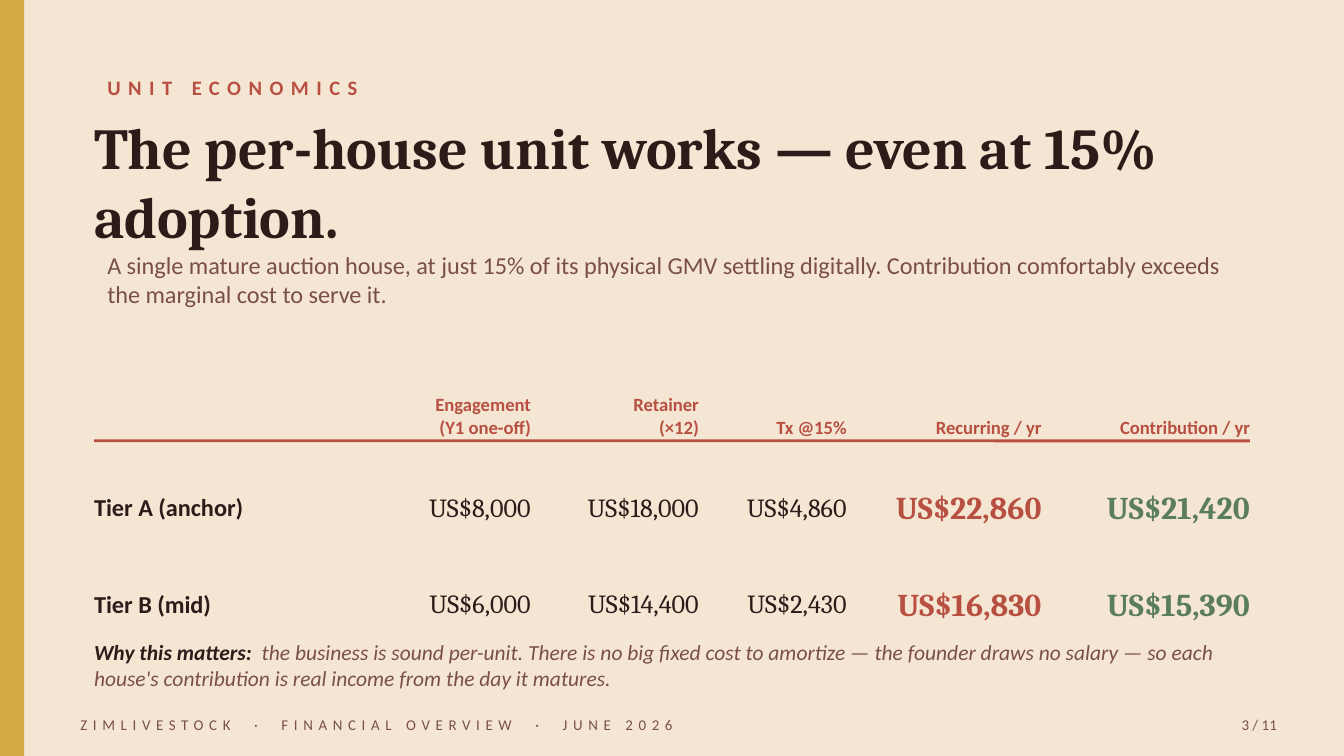
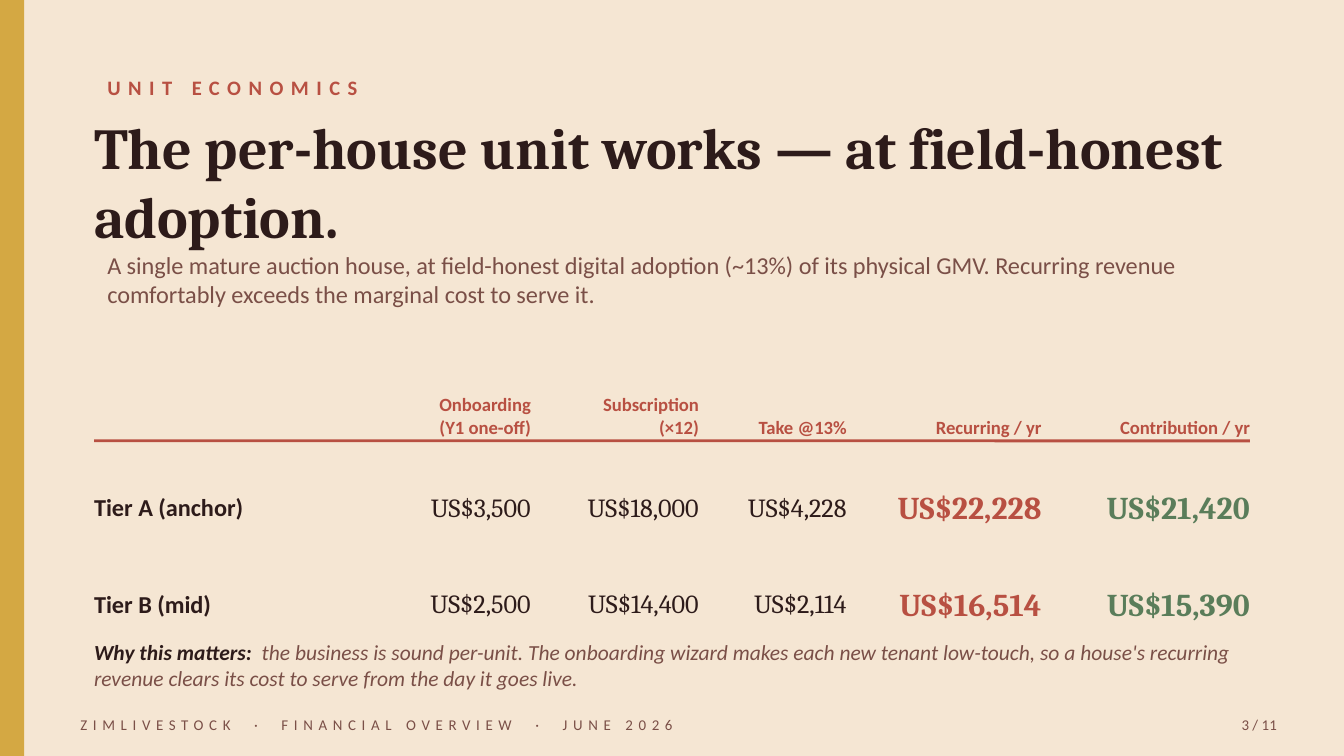
Before and after one commit to muudzo/livestockl, a slide deck: slide 3 of deliverables/business/financial-deck.pptx. Drawn at 1344x756 pixels with LibreOffice and Linux fonts; fonts in the diff are those of the drawing. Boxes give left, top, right and bottom in pixels: in the first picture for what was removed or moved away, otherwise in the second. Text is boxed around its words. In the diff, an @@ line names an element or a change of style, - is before the commit and + after.

```diff
--- a/deliverables/business/financial-deck.pptx
+++ b/deliverables/business/financial-deck.pptx
@@ text at box(94, 128, 1222, 251): text changed @@
-The per-house unit works — even at 15% adoption.
+The per-house unit works — at field-honest adoption.
@@ text at box(107, 256, 1175, 307): text changed @@
-A single mature auction house, at just 15% of its physical GMV settling digitally. Contribution comfortably exceeds the marginal cost to serve it.
+A single mature auction house, at field-honest digital adoption (~13%) of its physical GMV. Recurring revenue comfortably exceeds the marginal cost to serve it.
@@ text at box(439, 398, 531, 414): text changed @@
-Engagement
+Onboarding
@@ text at box(603, 398, 699, 414): text changed @@
-Retainer
+Subscription
@@ text at box(759, 421, 847, 440): text changed @@
-Tx @15%
+Take @13%
@@ text at box(431, 498, 531, 521): text changed @@
-US$8,000
+US$3,500
@@ text at box(748, 498, 847, 521): text changed @@
-US$4,860
+US$4,228
@@ text at box(898, 495, 1042, 523): text changed @@
-US$22,860
+US$22,228
@@ text at box(430, 594, 530, 617): text changed @@
-US$6,000
+US$2,500
@@ text at box(754, 594, 847, 616): text changed @@
-US$2,430
+US$2,114
@@ text at box(899, 592, 1041, 620): text changed @@
-US$16,830
+US$16,514
@@ text at box(94, 645, 1229, 690): text changed @@
-Why this matters: the business is sound per-unit. There is no big fixed cost to amortize — the founder draws no salary — so each house's contribution is real income from the day it matures.
+Why this matters: the business is sound per-unit. The onboarding wizard makes each new tenant low-touch, so a house's recurring revenue clears its cost to serve from the day it goes live.
```
Also in this commit, not shown: 9 other slides changed, 10 other files.
